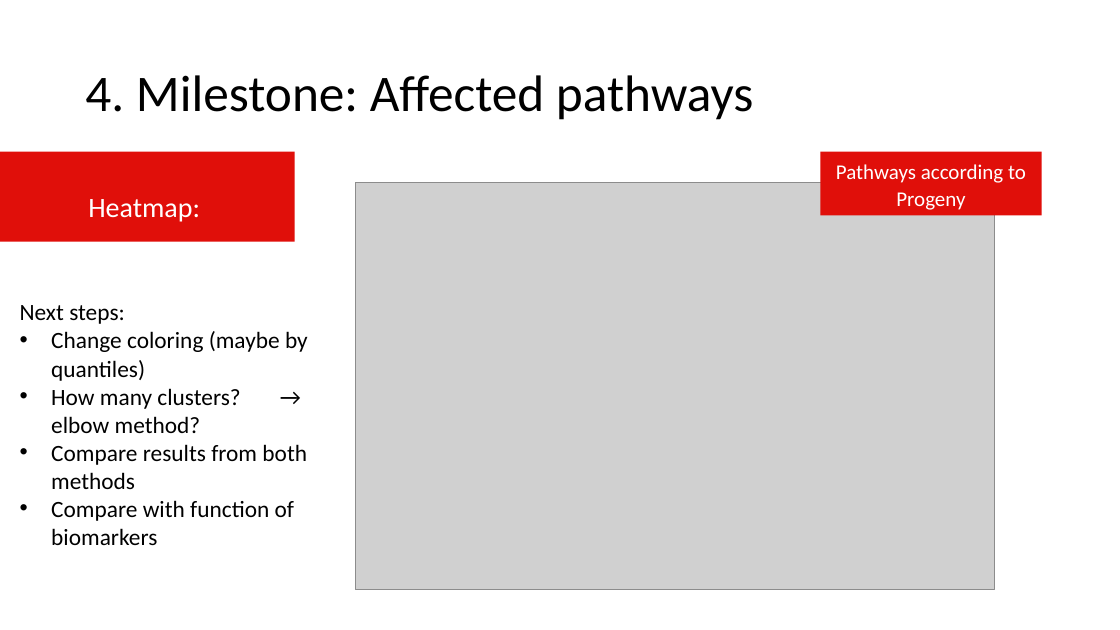
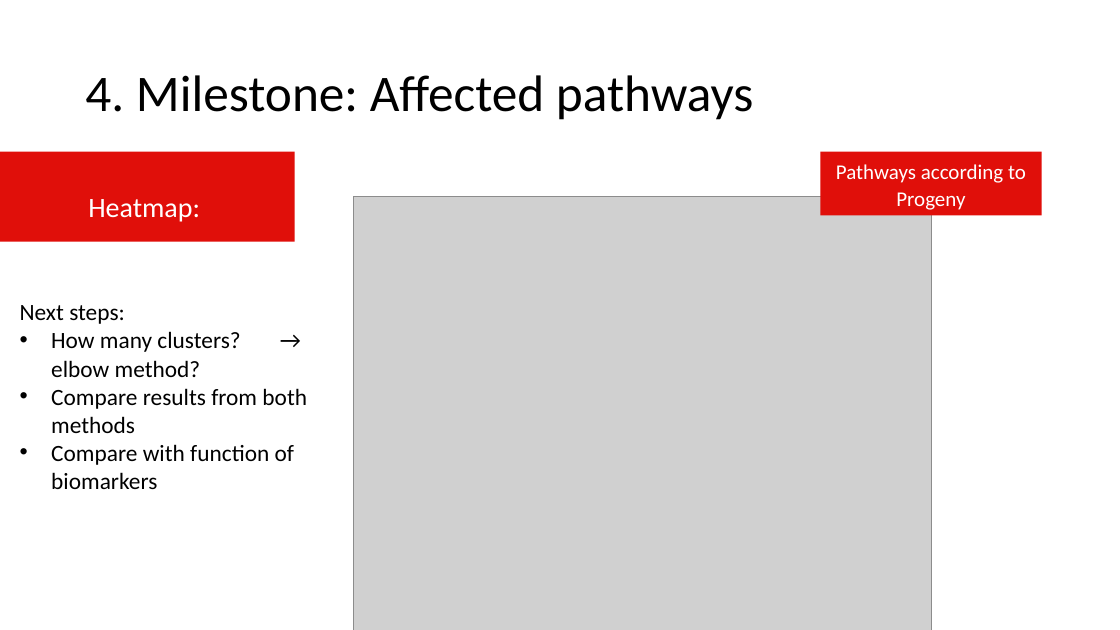
Before and after one commit to datascience-mobi/group-04-project-2-4, a slide deck: slide 13 of All_Results.pptx. Drawn at 1120x630 pixels with LibreOffice and Linux fonts; fonts in the diff are those of the drawing; grey boxes stand for pictures. Boxes give left, top, right and bottom in pixels: in the first picture for what was removed or moved away, otherwise in the second. Text is boxed around its words. In the diff, an @@ line names an element or a change of style, - is before the commit and + after.

```diff
--- a/All_Results.pptx
+++ b/All_Results.pptx
@@ picture: place and size @@
-picture at (355,182,995,589)
+picture at (353,197,931,630)
@@ text at (51,331,308,381): paragraph removed @@
-• Change coloring (maybe by quantiles)
```
Also in this commit, not shown: 1 other slide changed, 1 other file.
